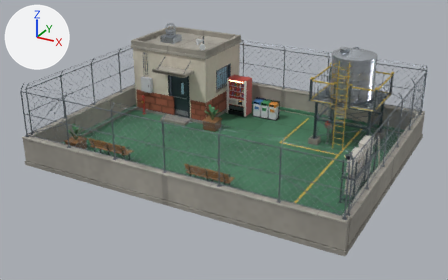
A saved change to the glTF model apps/web/public/assets/3d/environments/hero-v1/kr_school_rooftop_hero-mobile.glb.
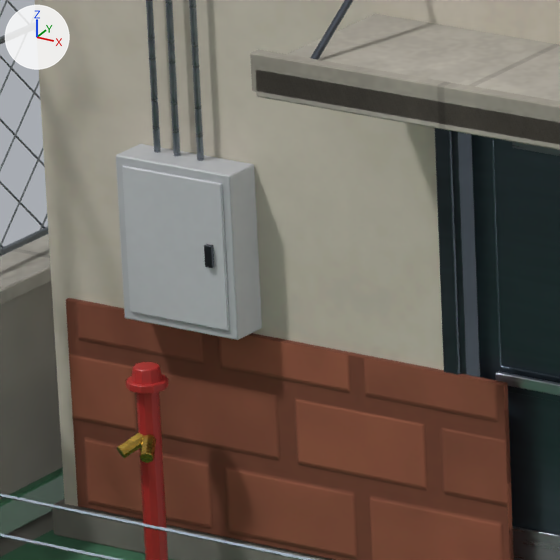
The first picture shows the older version from a 50 mm lens placed at (11.69, -22.11, 11.46), pointed at (-0.06, -0.76, 0.79). The close-ups show the older and then the newer version on the part from 29% to 40% of the width and 23% to 40% of the height of that picture. Only the edits that show in the close-ups are written down. Every picture has the same lights, and +X, +Y and +Z are marked at upper left. Where no turn or scale is listed for an object, it has been applied to the vertices. Vertices at exactly the same position are counted once.

In view in the first close-up: 'BG_Cutaway_Front', 'BG_Furnishings', 'BG_Shell_Fixed'.
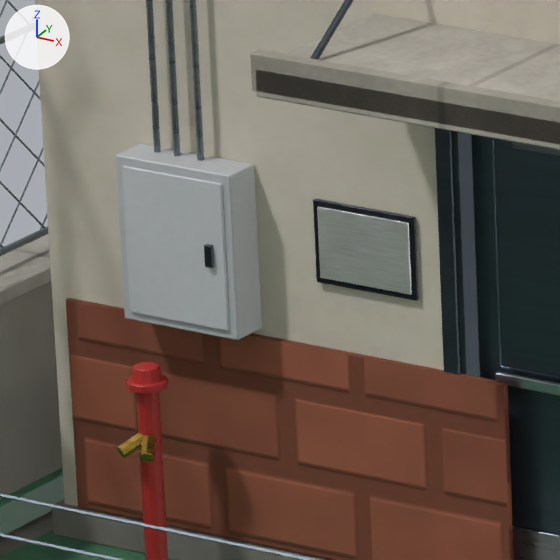
Where the newer file only moved an object's origin or applied its transform, the numbers keep the older frame.

Location of each change, [x1, y1, x2, y2] in pixels of the close-ups (560 x 560 px):
part 1 of me_bg_shell_fixed, added
    after: [313, 199, 419, 301]
part 2 of me_bg_shell_fixed, added
    after: [317, 206, 412, 295]

The change, as a list of edits to the scene's bpy script:
```text
Change me_bg_shell_fixed:
    used by ob_bg_shell_fixed; location = (0.0, 0.0, 1.895)
    remove me_bg_shell_fixed.from_pydata(...)  # 5512 vertices, 9640 faces; spans x -7.0..7.0, y -5.5..5.5, z -1.89..1.89
    add me_bg_shell_fixed.from_pydata(...)  # 5560 vertices, 9728 faces; spans x -7.0..7.0, y -5.5..5.5, z -1.89..1.89
    me_bg_shell_fixed part 1: the loose piece of 24 vertices spanning x -3.79..-3.59, y 1.73..1.74, z -0.46..0.19 is copied, and the copy is scaled about its middle by (2.53, 1.17, 0.543), then moved by (-1.12, -0.1, 0.0); it spans x -5.06..-4.56, y 1.63..1.64, z -0.32..0.05
    me_bg_shell_fixed part 2: the loose piece of 24 vertices spanning x -3.79..-3.59, y 1.73..1.74, z -0.46..0.19 is copied, and the copy is scaled about its middle by (2.29, 0.539, 0.47), then moved by (-1.12, -0.11, 0.0); it spans x -5.04..-4.58, y 1.62..1.63, z -0.29..0.02
```
